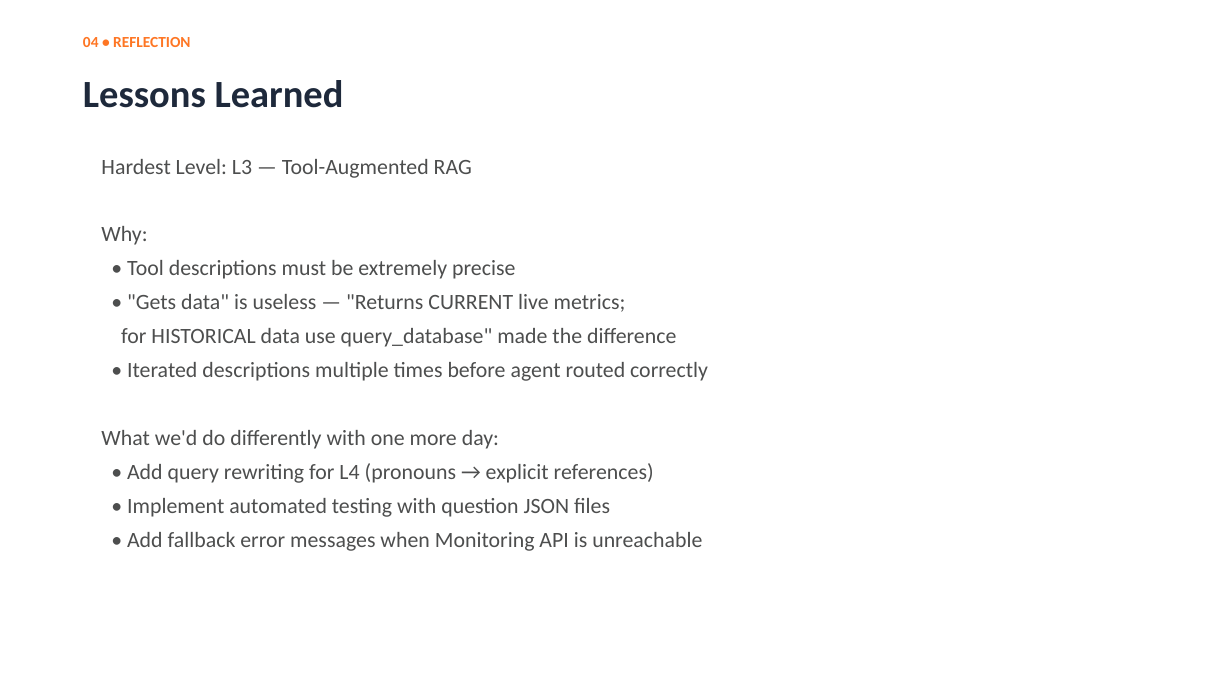
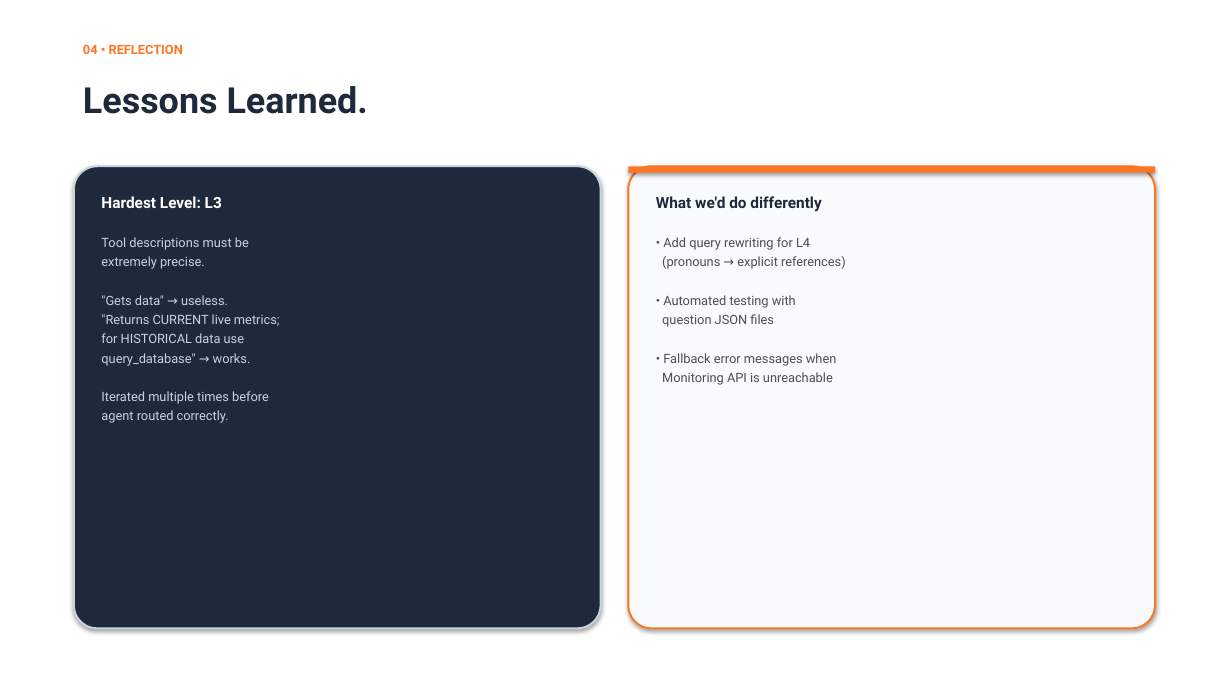
Before and after one commit to NguyenHuuDinh135/G9-W4, a slide deck: slide 15 of slides/W4_presentation.pptx (slide 13 before the commit). Drawn at 1232x693 pixels with LibreOffice and Linux fonts; fonts in the diff are those of the drawing. Boxes give left, top, right and bottom in pixels: in the first picture for what was removed or moved away, otherwise in the second. Text is boxed around its words. In the diff, an @@ line names an element or a change of style, - is before the commit and + after.

```diff
--- a/slides/W4_presentation.pptx
+++ b/slides/W4_presentation.pptx
@@ text "04 • REFLECTION": place and size @@
-text "04 • REFLECTION" at <box>83,37,190,47</box>
+text "04 • REFLECTION" at <box>83,44,183,54</box>
@@ text "04 • REFLECTION" at <box>83,44,183,54</box>: size 12 to 10 pt, font Calibri to Roboto; line spacing 1 to 12pt @@
@@ text at <box>83,86,368,114</box>: text changed; size 30 to 28 pt; font Calibri to Roboto @@
-Lessons Learned
+Lessons Learned.
@@ rounded rectangle added at <box>74,166,601,628</box>, fill #1E293B, outline #C4D5DD 1.5 pt @@
@@ rounded rectangle added at <box>628,166,1155,628</box>, fill #F9FAFB, outline #FE7624 1.5 pt @@
@@ rectangle added at <box>628,166,1155,173</box>, fill #FE7624 @@
@@ text added at <box>101,196,222,208</box>, 12 pt, text #FFFFFF, bold @@
+Hardest Level: L3
@@ text added at <box>656,196,821,212</box>, 12 pt, text #1E293B, bold @@
+What we'd do differently
@@ text at <box>101,237,280,423</box>: text changed; size 17 to 10 pt; font Calibri to Roboto; text colour #4D4E4E to #C4D5DD @@
-Hardest Level: L3 — Tool-Augmented RAG
-Why:
-• Tool descriptions must be extremely precise
-• "Gets data" is useless — "Returns CURRENT live metrics;
-for HISTORICAL data use query_database" made the difference
-• Iterated descriptions multiple times before agent routed correctly
-What we'd do differently with one more day:
-• Add query rewriting for L4 (pronouns → explicit references)
-• Implement automated testing with question JSON files
-• Add fallback error messages when Monitoring API is unreachable
+Tool descriptions must be
+extremely precise.
+"Gets data" → useless.
+"Returns CURRENT live metrics;
+for HISTORICAL data use
+query_database" → works.
+Iterated multiple times before
+agent routed correctly.
@@ text added at <box>662,237,846,385</box>, 10 pt, text #4D4E4E @@
+• Add query rewriting for L4
+(pronouns → explicit references)
+• Automated testing with
+question JSON files
+• Fallback error messages when
+Monitoring API is unreachable
```
Also in this commit, not shown: 13 other slides changed, 2 slides added, 1 other file.
